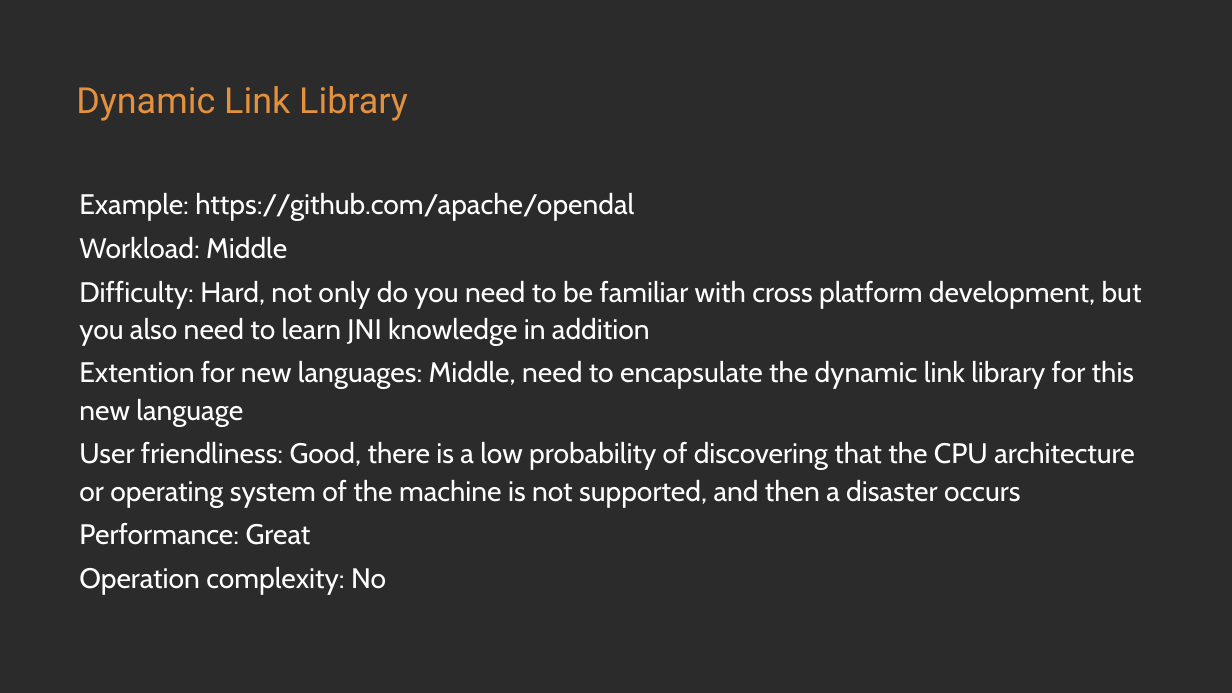
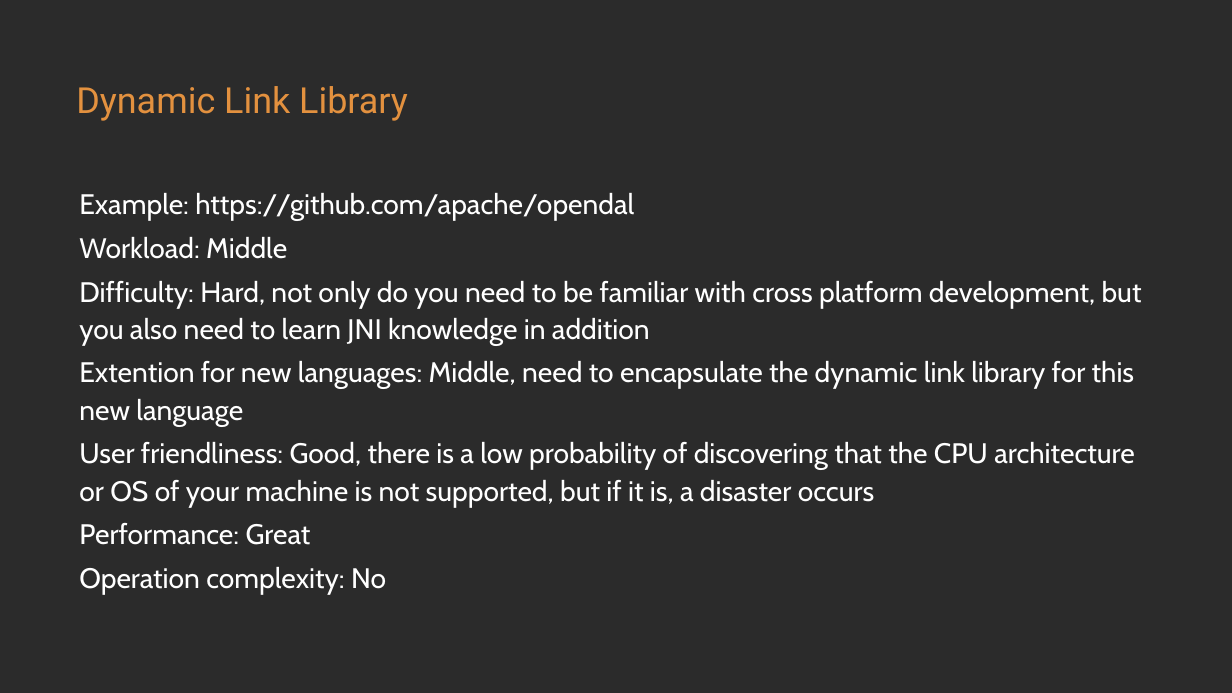
Before and after one commit to loongs-zhang/ACOCA2024-PlayWithWASM, a slide deck: slide 16 of PlayWithWASM.pptx (slide 14 before the commit). Drawn at 1232x693 pixels with LibreOffice and Linux fonts; fonts in the diff are those of the drawing; background and template pictures are left out; a plain dark background stands for a picture behind light text. Boxes give left, top, right and bottom in pixels: in the first picture for what was removed or moved away, otherwise in the second. Text is boxed around its words. In the diff, an @@ line names an element or a change of style, - is before the commit and + after.

```diff
--- a/PlayWithWASM.pptx
+++ b/PlayWithWASM.pptx
@@ text at box(79, 442, 1135, 507): text changed @@
-User friendliness: Good, there is a low probability of discovering that the CPU architecture or operating system of the machine is not supported, and then a disaster occurs
+User friendliness: Good, there is a low probability of discovering that the CPU architecture or OS of your machine is not supported, but if it is, a disaster occurs
```
Also in this commit, not shown: 4 other slides changed, 2 slides added, 1 other file.
